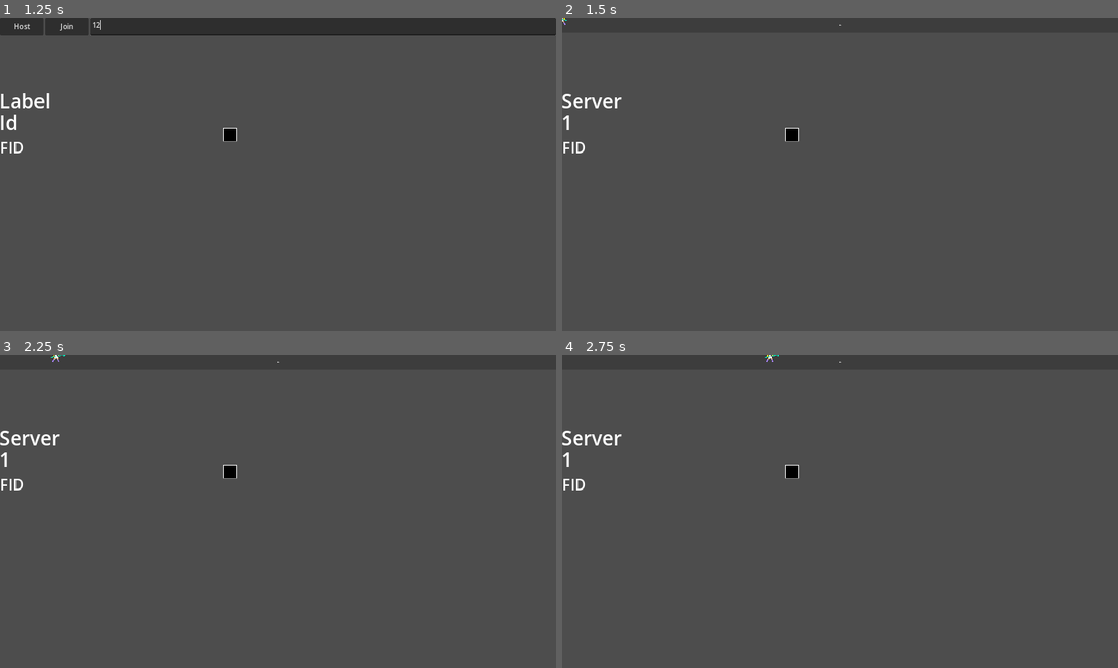
Above: before the commit, frames 1-4 (two rows, left to right).
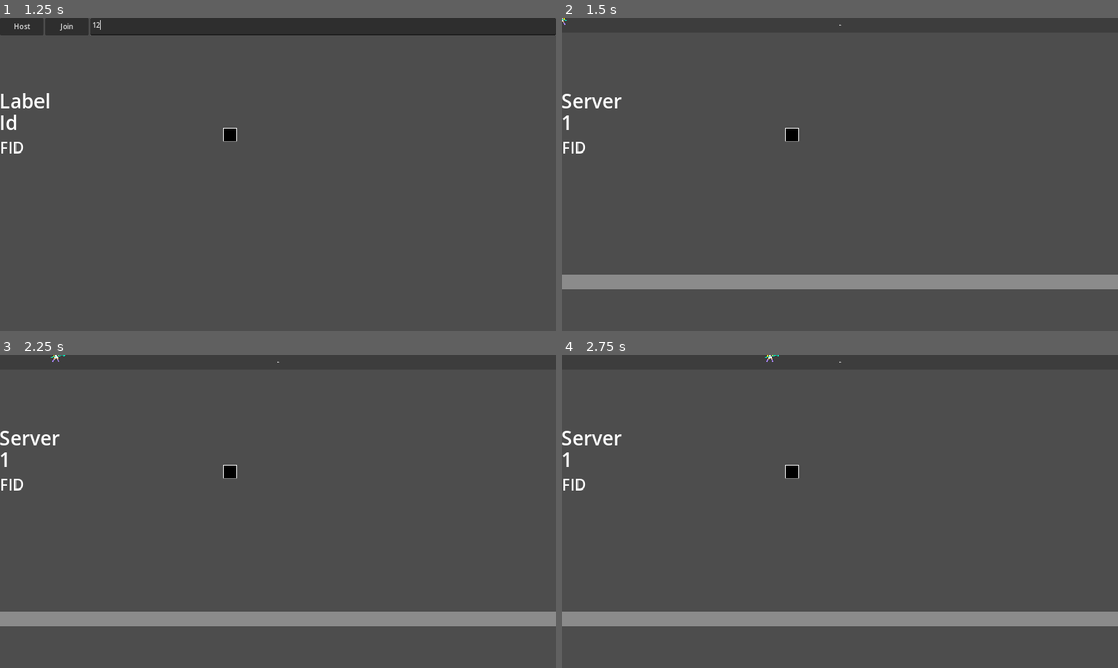
Above: after the commit, the same moments.

Repository: lokasc/rsPrototype
Game: Godot game, scene res://ver_1/game/main/game_manager.tscn
Same seed, same stepped clock (60 frames per second), same inputs: the game is played once before the commit and once after it.
Inputs (mouse positions are in pixels of both pictures, inside the frame that each line leads up to):
- Up to frame 1 (1.25 s): click (322, 27) at 0.52 s; type "12" at 0.6 s
- Up to frame 2 (1.5 s): click "Host" at 1.25 s
- Up to frame 3 (2.25 s): tap Enter at 2 s; move the mouse to (400, 495) at 2.02 s; hold D (right) from 2.03 s (still down); click (400, 495) at 2.1 s
- Up to frame 4 (2.75 s): keep holding D (right)

Frame 1 is identical in both runs. In frame 2, 4.7% of the frame differs, in the area x 0-100%, y 82-87%; in frame 3, 4.7%; in frame 4, 4.7%.

Commit message:
Added Health bar, only works on server currently

Diff:
--- a/assets/map/enemy_spawner.gd
+++ b/assets/map/enemy_spawner.gd
@@ -1,6 +1,5 @@
 class_name EnemySpawner
 extends Node2D
-
 
 #Will change this in next patch
 @export var spawn_path : Node
--- a/ver_1/character/hero/Trebbie/trebbie.tscn
+++ b/ver_1/character/hero/Trebbie/trebbie.tscn
@@ -1,10 +1,15 @@
-[gd_scene load_steps=10 format=3 uid="uid://ce6nl4rbh16yy"]
+[gd_scene load_steps=11 format=3 uid="uid://ce6nl4rbh16yy"]
 
 [ext_resource type="Script" path="res://ver_1/character/hero/Trebbie/trebbie.gd" id="1_4x4su"]
 [ext_resource type="PackedScene" uid="uid://dl6n7678g0f18" path="res://ver_1/character/hero/Trebbie/trebbie_attack.tscn" id="2_psvnt"]
 [ext_resource type="Script" path="res://player_input.gd" id="3_tkpg3"]
 [ext_resource type="Texture2D" uid="uid://bjbqj24xb60e8" path="res://Trebbie_Sheet_32.png" id="4_3i3qh"]
 [ext_resource type="PackedScene" uid="uid://cygb46cfx7bom" path="res://ver_1/vfx/text_pop_up.tscn" id="4_ghe2d"]
+
+[sub_resource type="SceneReplicationConfig" id="SceneReplicationConfig_igvvo"]
+properties/0/path = NodePath(".:current_health")
+properties/0/spawn = true
+properties/0/replication_mode = 2
 
 [sub_resource type="SceneReplicationConfig" id="SceneReplicationConfig_6jp8r"]
 properties/0/path = NodePath("MultiplayerSynchronizer:direction")
@@ -40,6 +45,9 @@
 char_name = "Trebbie"
 char_id = 1
 
+[node name="ServerSynchronizer" type="MultiplayerSynchronizer" parent="."]
+replication_config = SubResource("SceneReplicationConfig_igvvo")
+
 [node name="MultiplayerSynchronizer" type="MultiplayerSynchronizer" parent="."]
 replication_config = SubResource("SceneReplicationConfig_6jp8r")
 script = ExtResource("3_tkpg3")
--- a/ver_1/character/hero/base_hero.gd
+++ b/ver_1/character/hero/base_hero.gd
@@ -46,7 +46,14 @@
 func _enter_tree():
 	id = name.to_int()
 	set_multiplayer_authority(name.to_int())
+
+	$ServerSynchronizer.set_multiplayer_authority(1)
 	$MultiplayerSynchronizer.set_multiplayer_authority(name.to_int())
+
+	# if im the guy contorlling this mf object.
+	if multiplayer.get_unique_id() == get_multiplayer_authority():
+		GameManager.Instance.ui.my_player = self
+
 
 	_init_stats()
 	current_health = char_stats.maxhp
--- a/ver_1/game/UI/UI.tscn
+++ b/ver_1/game/UI/UI.tscn
@@ -16,6 +16,16 @@
 offset_right = 6400.0
 offset_bottom = 165.0
 scale = Vector2(0.2, 0.2)
+
+[node name="HealthBar" type="ProgressBar" parent="."]
+layout_mode = 0
+offset_top = 591.0
+offset_right = 6400.0
+offset_bottom = 756.0
+scale = Vector2(0.2, 0.2)
+theme_override_font_sizes/font_size = 100
+allow_greater = true
+show_percentage = false
 
 [node name="SelctionContainer" type="Control" parent="."]
 anchors_preset = 0
--- a/ver_1/game/UI/ui_manager.gd
+++ b/ver_1/game/UI/ui_manager.gd
@@ -1,9 +1,13 @@
 class_name UIManager
 extends Control
+
+var my_player : BaseHero
 
 @onready var card_scn = load("res://ver_1/game/UI/selection_card.tscn")
 @onready var selection_container = $SelctionContainer
 @onready var card_path = $SelctionContainer/HBox
+
+@onready var health_bar = $HealthBar
 
 var action_selected : bool
 
@@ -11,9 +15,14 @@
 	GameManager.Instance.ui = self
 	GameManager.Instance.start_lvl_up_sequence.connect(build_selection_container)
 	GameManager.Instance.end_lvl_up_sequence.connect(on_ready_to_continue)
+
 func update_xp(xp : int):
 	$LevelBar.value = xp
 	pass
+
+func _process(delta: float) -> void:
+	if my_player:
+		health_bar.value = my_player.current_health
 
 func hide_ui():
 	visible = false
